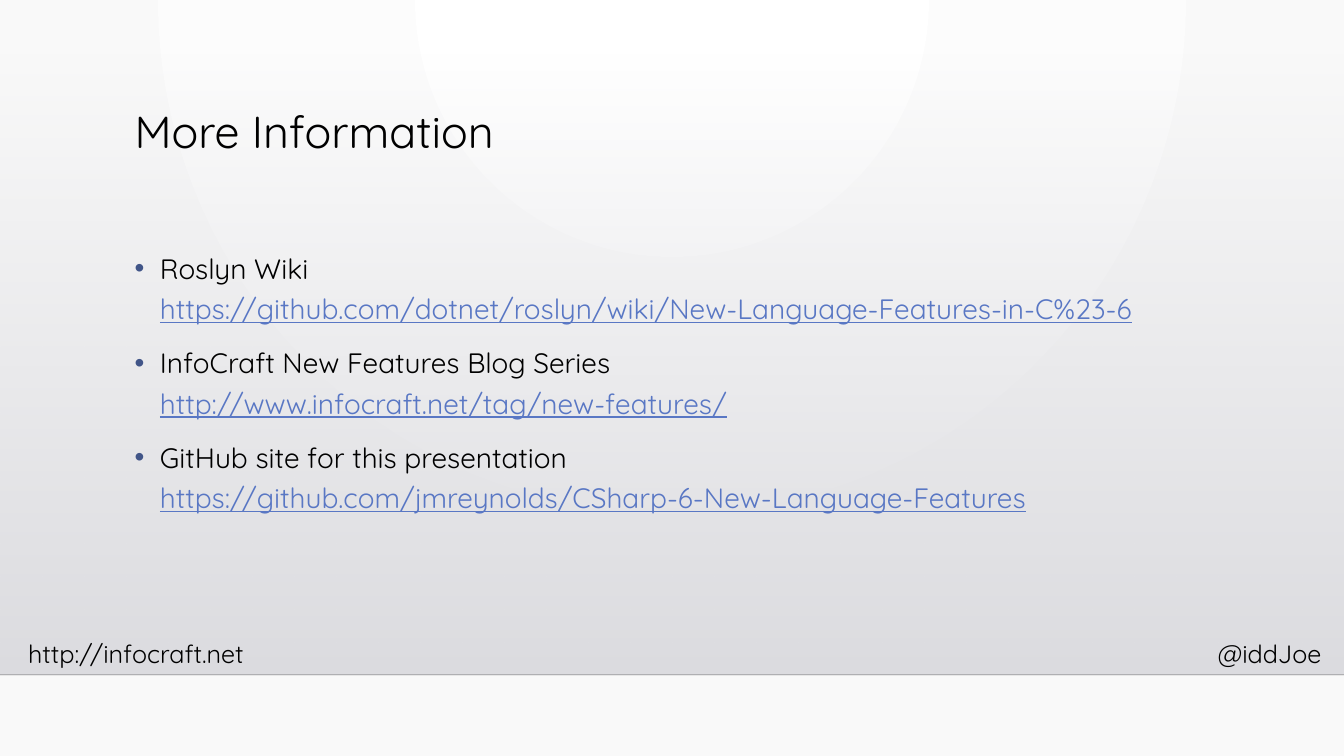
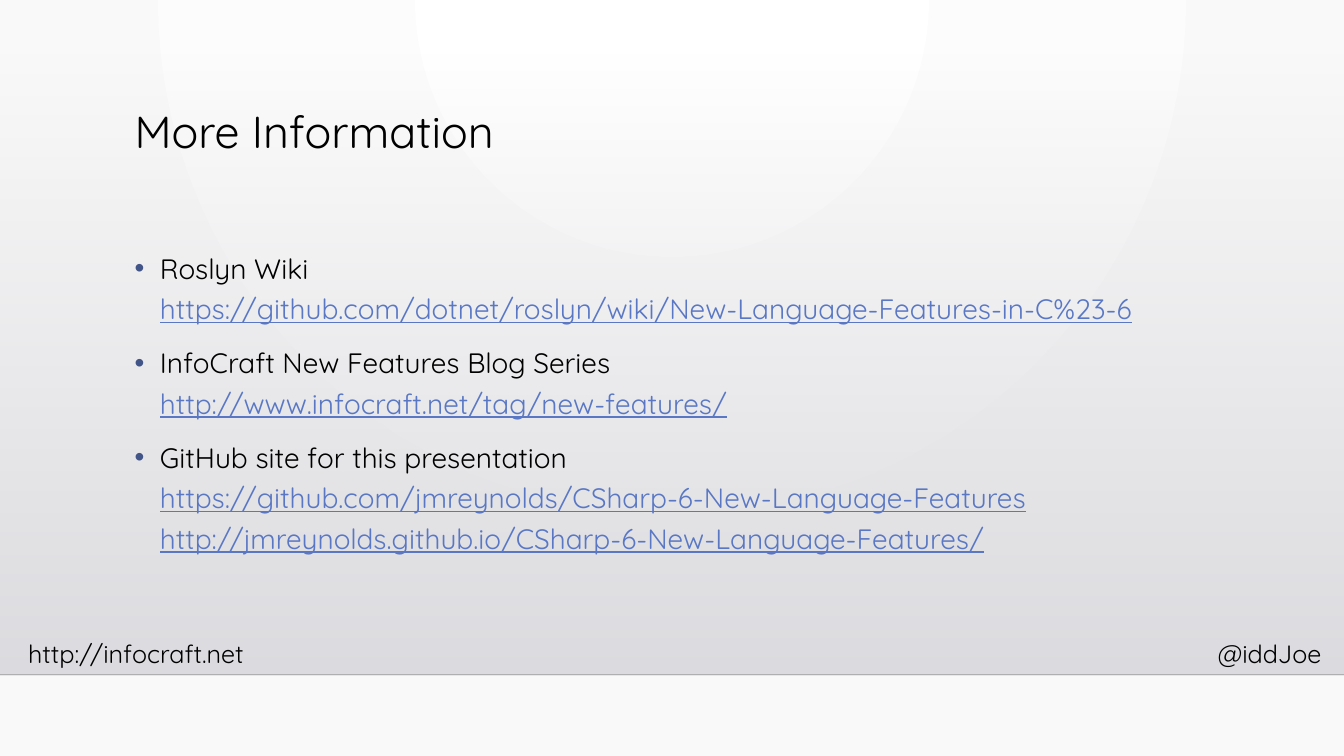
Before and after one commit to InfoCraftDotNet/CSharp-6-New-Language-Features, a slide deck: slide 22 of Slides/CSharp-6-New-Language-Features.pptx. Drawn at 1344x756 pixels with LibreOffice and Linux fonts; fonts in the diff are those of the drawing; background and template pictures are left out. Boxes give left, top, right and bottom in pixels: in the first picture for what was removed or moved away, otherwise in the second. Text is boxed around its words. In the diff, an @@ line names an element or a change of style, - is before the commit and + after.

Commit message:
Added a resource to my slides

```diff
--- a/Slides/CSharp-6-New-Language-Features.pptx
+++ b/Slides/CSharp-6-New-Language-Features.pptx
@@ text at [160,447,1026,555]: text changed @@
-• GitHub site for this presentation
-  https://github.com/jmreynolds/CSharp-6-New-Language-Features
+• GitHub site for this presentation
+  https://github.com/jmreynolds/CSharp-6-New-Language-Features
+  http://jmreynolds.github.io/CSharp-6-New-Language-Features/
```
